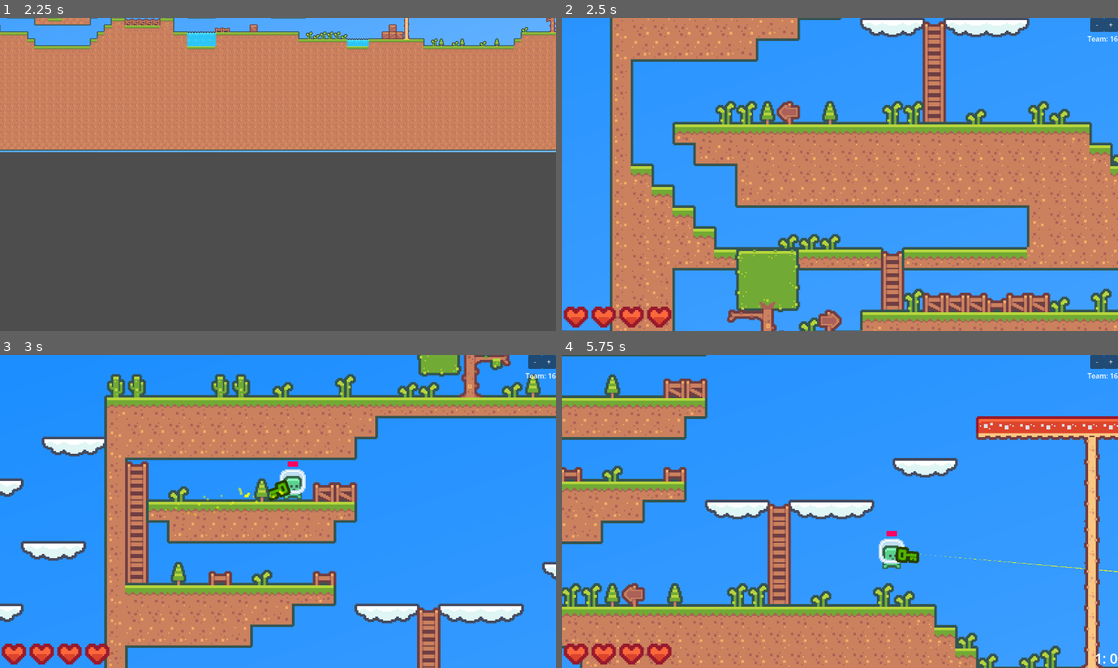
Above: before the commit, frames 1-4 (two rows, left to right).
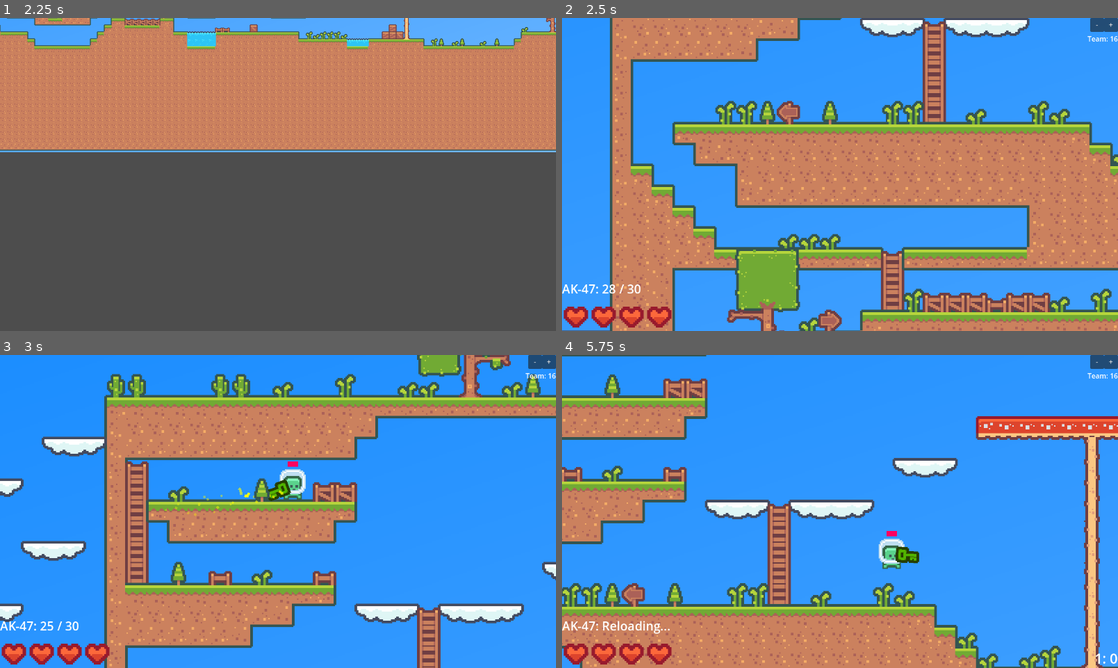
Above: after the commit, the same moments.

Repository: F1zzy31f/Glob-Game
Game: Godot game, scene res://scenes/MainMenu.tscn
The game is run twice, just before and just after one commit, with the same random seed, the same clock (stepped at 60 frames per second) and the same inputs.
Inputs (mouse positions are in pixels of both pictures, inside the frame that each line leads up to):
- Up to frame 1 (2.25 s): click "Play" at 0.5 s; click "Host Game" at 1.25 s; tap Enter at 2 s; move the mouse to (400, 158) at 2.02 s; press the mouse at (400, 158) at 2.03 s; hold D (move_right) from 2.03 s (still down)
- Up to frame 2 (2.5 s): keep holding D (move_right); tap Space (jump) at 2.27 s
- Up to frame 3 (3 s): keep holding D (move_right); move the mouse to (166, 527) at 2.77 s; release the mouse at (166, 527) at 2.78 s; click (166, 527) at 2.85 s
- Up to frame 4 (5.75 s): tap Space (jump) at 3.02, 4.52, 5.27 s; move the mouse to (895, 442) at 3.52 s; release D (move_right) at 3.53 s; press the mouse at (895, 442) at 3.53 s; hold A (move_left) 3.53-4.28 s; move the mouse to (812, 574) at 4.27 s; release the mouse at (812, 574) at 4.28 s; hold D (move_right) from 4.28 s (still down); click (812, 574) at 4.35 s; move the mouse to (1006, 558) at 5.02 s; press the mouse at (1006, 558) at 5.03 s; tap R (reload, bound only after the commit) at 5.65 s

Frame 1 is identical in both runs. In frame 2, 0.2% of the frame differs, in the area x 0-15%, y 85-88%; in frame 3, 0.2%; in frame 4, 0.3%, in the area x 0-100%, y 63-90%.

Commit message:
Item info

Diff:
--- a/project.godot
+++ b/project.godot
@@ -62,6 +62,11 @@
 "events": [Object(InputEventMouseButton,"resource_local_to_scene":false,"resource_name":"","device":-1,"window_id":0,"a …(236 unchanged characters)…
 ]
 }
+reload={
+"deadzone": 0.5,
+"events": [Object(InputEventKey,"resource_local_to_scene":false,"resource_name":"","device":-1,"window_id":0,"alt_pressed":false,"shift_pressed":false,"ctrl_pressed":false,"meta_pressed":false,"pressed":false,"keycode":0,"physical_keycode":82,"key_label":0,"unicode":114,"echo":false,"script":null)
+]
+}
 
 [layer_names]
 
--- a/scenes/Player.tscn
+++ b/scenes/Player.tscn
@@ -162,7 +162,6 @@
 [node name="CanvasLayer" type="CanvasLayer" parent="."]
 
 [node name="UI" type="Control" parent="CanvasLayer"]
-visible = false
 layout_mode = 3
 anchors_preset = 15
 anchor_right = 1.0
@@ -181,6 +180,19 @@
 texture_under = ExtResource("4_3nt55")
 texture_progress = ExtResource("5_xutxo")
 
+[node name="ItemInfo" type="Label" parent="CanvasLayer/UI"]
+layout_mode = 1
+anchors_preset = 2
+anchor_top = 1.0
+anchor_bottom = 1.0
+offset_top = -128.0
+offset_right = 256.0
+offset_bottom = -64.0
+grow_vertical = 0
+theme_override_font_sizes/font_size = 28
+text = "AK-47: 0 / 30"
+vertical_alignment = 1
+
 [node name="TeamDown" type="Button" parent="CanvasLayer/UI"]
 layout_mode = 1
 anchors_preset = 1
--- a/scripts/Firearm.gd
+++ b/scripts/Firearm.gd
@@ -3,11 +3,13 @@
 @export var damage = 10
 @export var firerate = 10
 @export var accuracy = 3
+@export var mag_size = 30
+@export var reload_time = 2
 @export var bullet_impact_particles = preload("res://scenes/BulletImpactParticles.tscn")
 
-var is_equip = false
-
 var can_fire = true
+var is_reloading = false
+var mag_contents = 0
 
 @onready var raycast = $Raycast
 @onready var tracer = $Tracer
@@ -16,6 +18,7 @@
 
 func _ready():
 	tracer.top_level = true
+	mag_contents = mag_size
 
 func on_equip():
 	is_equip = true
@@ -23,14 +26,26 @@
 func on_unequip():
 	is_equip = false
 
+func get_item_info():
+	var item_info = str(name) + ": "
+
+	if is_reloading:
+		item_info += "Reloading..."
+	else:
+		item_info += str(mag_contents) + " / "+ str(mag_size)
+
+	return item_info
+
 func _process(_delta):
 	visible = is_equip
 
 	if not is_equip: return
 	if not player.is_multiplayer_authority(): return
 
-	if Input.is_action_pressed("primary_fire") and can_fire:
+	if Input.is_action_pressed("primary_fire") and can_fire and not is_reloading and mag_contents > 0:
 		can_fire = false
+
+		mag_contents -= 1
 
 		raycast.rotation_degrees = randf_range(-accuracy, accuracy)
 
@@ -43,6 +58,15 @@
 
 		await get_tree().create_timer(float(1) / firerate).timeout
 		can_fire = true
+
+	if Input.is_action_just_pressed("reload") and not is_reloading:
+		is_reloading = true
+
+		await get_tree().create_timer(reload_time).timeout
+
+		mag_contents = mag_size
+
+		is_reloading = false
 
 @rpc("any_peer")
 func draw_tracer(collision_point, collision_normal):
--- a/scripts/Item.gd
+++ b/scripts/Item.gd
@@ -1,8 +1,14 @@
 extends Sprite2D
 class_name Item
+
+var is_equip = false
 
 func on_equip():
 	print("Item equip not implemented")
 
 func on_unequip():
 	print("Item unequip not implemented")
+
+func get_item_info():
+	print("Item get info not implemented")
+	return "Not implemented"
--- a/scripts/Player.gd
+++ b/scripts/Player.gd
@@ -25,6 +25,7 @@
 @onready var hand = $HandPivot/Hand
 @onready var ui = $CanvasLayer/UI
 @onready var healthbar_inner = $CanvasLayer/UI/Healthbar
+@onready var item_info = $CanvasLayer/UI/ItemInfo
 @onready var scoreboard = $CanvasLayer/UI/Scoreboard
 @onready var hurt_sound = $HurtSound
 
@@ -53,6 +54,8 @@
 
 	$CanvasLayer/UI/TeamIndex.text = "Team: " + str(team_index + 1)
 	team_indicator.modulate = Color.from_hsv(team_index / float(16), 1, 1)
+
+	item_info.text = hand.get_child(item_index).get_item_info()
 
 	# Update
 	ambient_healing_timer += delta
